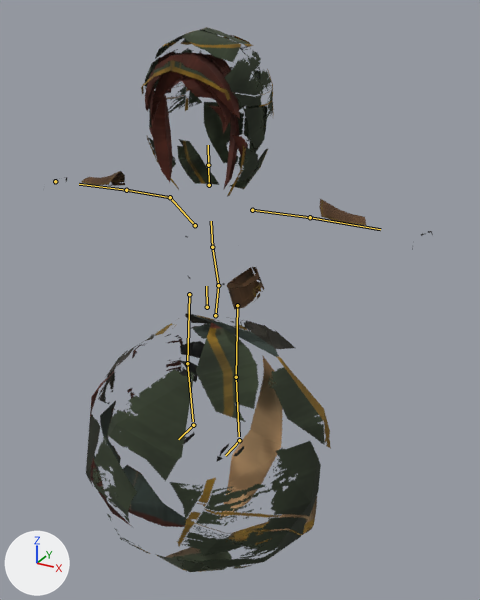
The glTF model client-xr/public/models/characters/Ranger_Tintable.gltf: old version first, new version second.
Both versions are drawn from a 50 mm camera at (2.26, -3.68, 3.06) aimed at (0.14, 0.16, 1.14). Lighting does not change. The marker at lower left points along +X, +Y and +Z. The picture after the commit comes second. The bones that change, and the others that lie on the model, are drawn over the model as lines.

The first picture shows 'ArmGuard.L_Outfit', 'ArmGuard.R_Outfit', 'Cloak_Outfit', 'Icosphere_Outfit', 'Pouch_Outfit', 'Ranger_Hair'.
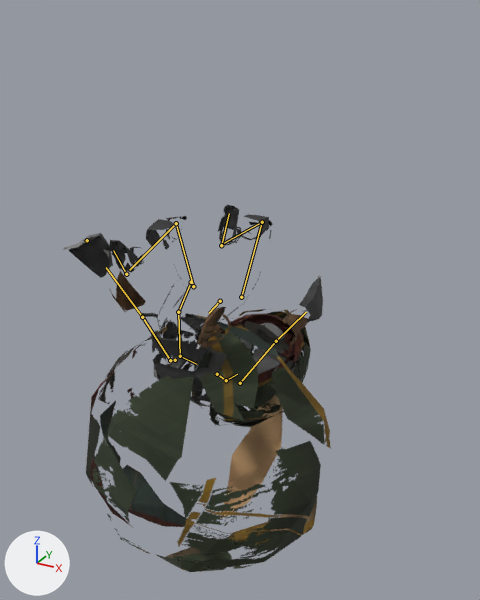
The newer file adds an action. The first version stands in its rest pose; the second is drawn at frame 14 of the action 'Roll'.

What differs and where, as boxes [x1, y1, x2, y2] in the pictures (480 x 600 px):
'Cloak_Outfit', posed (10% narrower, 30% shorter)
    before: [141, 27, 274, 197]
    after: [192, 309, 311, 427]
'Ranger_Hair', posed
    before: [43, 177, 433, 461]
    after: [68, 201, 323, 368]
'Pouch_Outfit', posed
    before: [227, 267, 264, 309]
    after: [197, 307, 232, 348]
'ArmGuard.R_Outfit', posed
    before: [81, 171, 125, 186]
    after: [109, 271, 146, 312]
'ArmGuard.L_Outfit', posed
    before: [319, 199, 366, 225]
    after: [282, 309, 308, 345]
bone 'Foot.L', root to tip
    before: (239, 440) to (225, 455)
    after: (221, 245) to (229, 213)
bone 'Body', root to tip
    before: (207, 307) to (206, 286)
    after: (220, 301) to (209, 313)
bone 'Hips', root to tip
    before: (215, 315) to (218, 285)
    after: (191, 282) to (178, 312)
bone 'Abdomen', root to tip
    before: (218, 285) to (212, 247)
    after: (178, 312) to (180, 356)
bone 'Torso', root to tip
    before: (212, 247) to (211, 221)
    after: (180, 356) to (196, 364)
bone 'Head', root to tip
    before: (208, 165) to (208, 145)
    after: (226, 380) to (237, 374)
bone 'UpperArm.L', root to tip
    before: (252, 210) to (310, 217)
    after: (240, 383) to (276, 341)
bone 'LowerArm.L', root to tip
    before: (310, 217) to (380, 229)
    after: (276, 341) to (306, 312)
bone 'Shoulder.R', root to tip
    before: (195, 225) to (170, 197)
    after: (175, 360) to (170, 360)
bone 'UpperArm.R', root to tip
    before: (170, 197) to (126, 190)
    after: (170, 360) to (142, 317)
bone 'LowerArm.R', root to tip
    before: (126, 190) to (79, 184)
    after: (142, 317) to (106, 267)
bone 'Fist2.R', root to tip
    before: (55, 181) to (53, 182)
    after: (87, 240) to (84, 242)
bone 'UpperLeg.L', root to tip
    before: (237, 305) to (236, 377)
    after: (241, 297) to (262, 222)
bone 'LowerLeg.L', root to tip
    before: (236, 377) to (239, 436)
    after: (262, 222) to (224, 243)
bone 'UpperLeg.R', root to tip
    before: (189, 294) to (187, 363)
    after: (193, 286) to (176, 223)
bone 'LowerLeg.R', root to tip
    before: (187, 363) to (193, 421)
    after: (176, 223) to (129, 270)
bone 'Foot.R', root to tip
    before: (193, 425) to (178, 439)
    after: (126, 274) to (113, 250)

What changed in the scene script:
```text
Change bone_foot_l:
    where bone_foot_l = bpy.data.objects['CharacterArmature'].pose.bones['Foot.L']  # child of 'Root'
    bone_foot_l.location: (0.0, 0.0, 0.0) -> (-0.006, 0.234, 1.656)
    bone_foot_l.rotation_quaternion: (1.0, 0.0, 0.0, 0.0) -> (-0.499, -0.867, 0.0, 0.003)  # degrees (0, 0, 0) -> degrees (120, 0, 0)
Change bone_body:
    where bone_body = bpy.data.objects['CharacterArmature'].pose.bones['Body']  # child of 'Root'
    bone_body.location: (0.0, 0.0, 0.0) -> (0.0, -0.022, -0.182)
    bone_body.rotation_quaternion: (1.0, 0.0, 0.0, 0.0) -> (0.63, 0.777, 0.0, 0.0)  # degrees (0, 0, 0) -> degrees (102, 0, 0)
Change bone_hips:
    where bone_hips = bpy.data.objects['CharacterArmature'].pose.bones['Hips']  # child of 'Body'
    bone_hips.location: (0.0, 0.0, 0.0) -> (0.0, 0.463, -0.134)
    bone_hips.rotation_quaternion: (1.0, 0.0, 0.0, 0.0) -> (0.924, 0.382, 0.0, 0.0)  # degrees (0, 0, 0) -> degrees (45, 0, 0)
Change bone_abdomen:
    where bone_abdomen = bpy.data.objects['CharacterArmature'].pose.bones['Abdomen']  # child of 'Hips'
    bone_abdomen.rotation_quaternion: (1.0, 0.0, 0.0, 0.0) -> (0.986, 0.169, 0.0, 0.0)  # degrees (0, 0, 0) -> degrees (19, 0, 0)
Change bone_torso:
    where bone_torso = bpy.data.objects['CharacterArmature'].pose.bones['Torso']  # child of 'Abdomen'
    bone_torso.rotation_quaternion: (1.0, 0.0, 0.0, 0.0) -> (0.863, 0.491, 0.101, -0.06)  # degrees (0, 0, 0) -> degrees (59, 14, 0)
Change bone_head:
    where bone_head = bpy.data.objects['CharacterArmature'].pose.bones['Head']  # child of 'Neck'
    bone_head.rotation_quaternion: (1.0, 0.0, 0.0, 0.0) -> (0.928, 0.361, 0.073, 0.048)  # degrees (0, 0, 0) -> degrees (43, 6, 8)
Change bone_upperarm_l:
    where bone_upperarm_l = bpy.data.objects['CharacterArmature'].pose.bones['UpperArm.L']  # child of 'Shoulder.L'
    bone_upperarm_l.rotation_quaternion: (1.0, 0.0, 0.0, 0.0) -> (0.813, -0.303, -0.216, -0.447)  # degrees (0, 0, 0) -> degrees (-23, -38, -50)
Change bone_lowerarm_l:
    where bone_lowerarm_l = bpy.data.objects['CharacterArmature'].pose.bones['LowerArm.L']  # child of 'UpperArm.L'
    bone_lowerarm_l.rotation_quaternion: (1.0, 0.0, 0.0, 0.0) -> (0.755, -0.076, -0.371, -0.536)  # degrees (0, 0, 0) -> degrees (22, -40, -79)
Change bone_shoulder_r:
    where bone_shoulder_r = bpy.data.objects['CharacterArmature'].pose.bones['Shoulder.R']  # child of 'Torso'
    bone_shoulder_r.location: (0.0, 0.0, 0.0) -> (-0.027, -0.044, -0.051)
Change bone_upperarm_r:
    where bone_upperarm_r = bpy.data.objects['CharacterArmature'].pose.bones['UpperArm.R']  # child of 'Shoulder.R'
    bone_upperarm_r.rotation_quaternion: (1.0, 0.0, 0.0, 0.0) -> (0.912, -0.31, 0.119, 0.241)  # degrees (0, 0, 0) -> degrees (-33, 21, 23)
Change bone_lowerarm_r:
    where bone_lowerarm_r = bpy.data.objects['CharacterArmature'].pose.bones['LowerArm.R']  # child of 'UpperArm.R'
    bone_lowerarm_r.rotation_quaternion: (1.0, 0.0, 0.0, 0.0) -> (0.924, -0.205, -0.322, 0.0)  # degrees (0, 0, 0) -> degrees (-28, -37, 9)
Change bone_fist2_r:
    where bone_fist2_r = bpy.data.objects['CharacterArmature'].pose.bones['Fist2.R']  # child of 'Fist1.R'
    bone_fist2_r.rotation_quaternion: (1.0, 0.0, 0.0, 0.0) -> (0.861, -0.5, -0.08, -0.045)  # degrees (0, 0, 0) -> degrees (-60, -10, 0)
Change bone_upperleg_l:
    where bone_upperleg_l = bpy.data.objects['CharacterArmature'].pose.bones['UpperLeg.L']  # child of 'Body'
    bone_upperleg_l.rotation_quaternion: (1.0, 0.0, 0.0, 0.0) -> (0.902, 0.432, 0.014, 0.004)  # degrees (0, 0, 0) -> degrees (51, 1, 1)
Change bone_lowerleg_l:
    where bone_lowerleg_l = bpy.data.objects['CharacterArmature'].pose.bones['LowerLeg.L']  # child of 'UpperLeg.L'
    bone_lowerleg_l.rotation_quaternion: (1.0, 0.0, 0.0, 0.0) -> (0.569, 0.822, 0.0, 0.0)  # degrees (0, 0, 0) -> degrees (111, 0, 0)
Change bone_upperleg_r:
    where bone_upperleg_r = bpy.data.objects['CharacterArmature'].pose.bones['UpperLeg.R']  # child of 'Body'
    bone_upperleg_r.rotation_quaternion: (1.0, 0.0, 0.0, 0.0) -> (0.632, 0.775, -0.011, 0.003)  # degrees (0, 0, 0) -> degrees (102, -1, -1)
Change bone_lowerleg_r:
    where bone_lowerleg_r = bpy.data.objects['CharacterArmature'].pose.bones['LowerLeg.R']  # child of 'UpperLeg.R'
    bone_lowerleg_r.rotation_quaternion: (1.0, 0.0, 0.0, 0.0) -> (0.779, 0.626, 0.0, 0.0)  # degrees (0, 0, 0) -> degrees (78, 0, 0)
Change bone_foot_r:
    where bone_foot_r = bpy.data.objects['CharacterArmature'].pose.bones['Foot.R']  # child of 'Root'
    bone_foot_r.location: (0.0, 0.0, 0.0) -> (-0.004, 0.677, 1.538)
    bone_foot_r.rotation_quaternion: (1.0, 0.0, 0.0, 0.0) -> (-0.859, -0.513, 0.0, 0.003)  # degrees (0, 0, 0) -> degrees (62, 0, 0)
```
